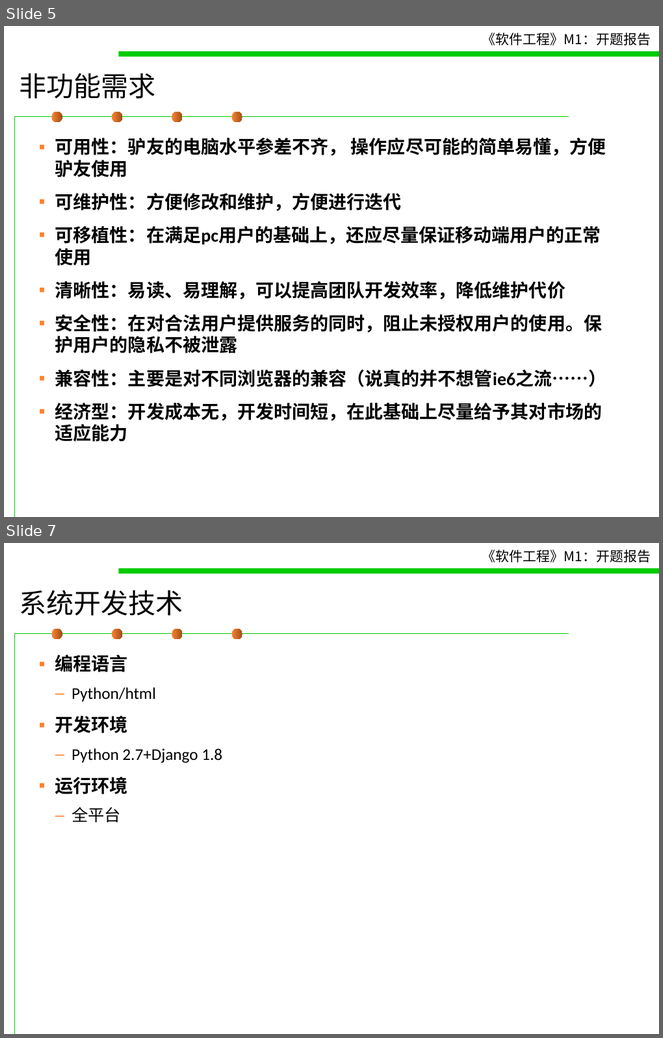
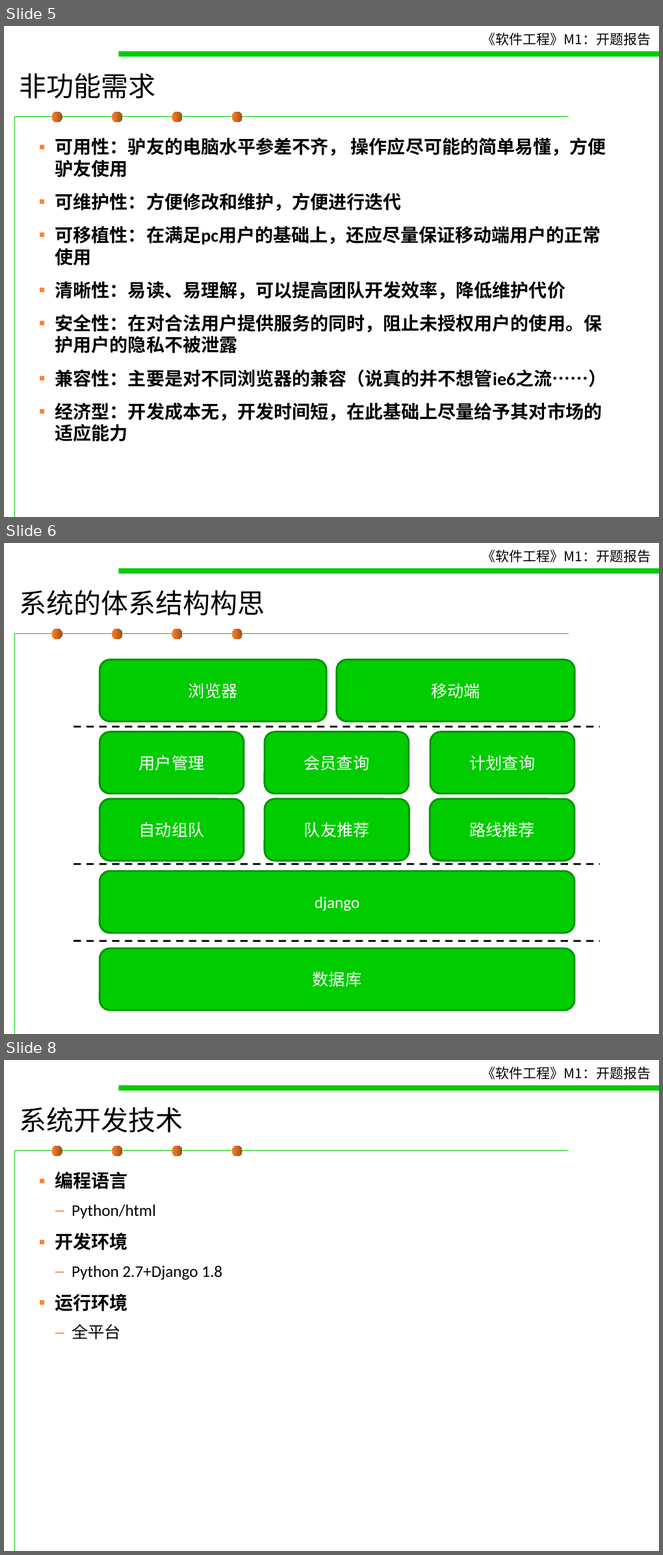
Before and after one commit to jarvet/tour-asist, a slide deck: M1 - 开题报告（模板）.ppt. Shown one above the other, each under a label of ours: slides 5 and 7 before the commit, slides 5, 6 and 8 after it; the slides between them are not shown. The pictures are 663x1038 and 663x1555 pixels, drawn with LibreOffice and Linux fonts; fonts in the diff are those of the drawing. Boxes give left, top, right and bottom in pixels: in the first picture for what was removed or moved away, otherwise in the second. Text is boxed around its words. In the diff, an @@ line names an element or a change of style, - is before the commit and + after.

```diff
--- a/M1 - 开题报告（模板）.ppt
+++ b/M1 - 开题报告（模板）.ppt
@@ slide 6 added at (x1=4, y1=543, x2=659, y2=1034), background #FFFFFF; not listed: 7 template elements that a slide beside it also shows @@
@@ title added at (x1=20, y1=590, x2=265, y2=616), 30 pt, text #000000 @@
+系统的体系结构构思
@@ rounded rectangle added at (x1=100, y1=659, x2=326, y2=721), fill #00CC00, outline #009500 2.01 pt, 18 pt, text #FFFFFF @@
+浏览器
@@ rounded rectangle added at (x1=337, y1=659, x2=575, y2=721), fill #00CC00, outline #009500 2.01 pt, 18 pt, text #FFFFFF @@
+移动端
@@ line added from (74, 727) to (600, 727), #000000 2.01 pt dashed @@
@@ rounded rectangle added at (x1=100, y1=731, x2=244, y2=793), fill #00CC00, outline #009500 2.01 pt, 18 pt, text #FFFFFF @@
+用户管理
@@ rounded rectangle added at (x1=265, y1=731, x2=409, y2=793), fill #00CC00, outline #009500 2.01 pt, 18 pt, text #FFFFFF @@
+会员查询
@@ rounded rectangle added at (x1=430, y1=731, x2=575, y2=793), fill #00CC00, outline #009500 2.01 pt, 18 pt, text #FFFFFF @@
+计划查询
@@ rounded rectangle added at (x1=100, y1=799, x2=244, y2=861), fill #00CC00, outline #009500 2.01 pt, 18 pt, text #FFFFFF @@
+自动组队
@@ rounded rectangle added at (x1=265, y1=799, x2=410, y2=861), fill #00CC00, outline #009500 2.01 pt, 18 pt, text #FFFFFF @@
+队友推荐
@@ rounded rectangle added at (x1=430, y1=799, x2=575, y2=861), fill #00CC00, outline #009500 2.01 pt, 18 pt, text #FFFFFF @@
+路线推荐
@@ line added from (74, 864) to (600, 864), #000000 2.01 pt dashed @@
@@ rounded rectangle added at (x1=100, y1=871, x2=575, y2=933), fill #00CC00, outline #009500 2.01 pt, 18 pt, text #FFFFFF @@
+django
@@ line added from (74, 941) to (600, 941), #000000 2.01 pt dashed @@
@@ rounded rectangle added at (x1=100, y1=949, x2=575, y2=1010), fill #00CC00, outline #009500 2.01 pt, 18 pt, text #FFFFFF @@
+数据库
@@ what was slide 7 is now slide 8 @@
```
Also in this commit, not shown: 2 slides changed, 1 other slide added, 1 slide removed, 1 other file.
